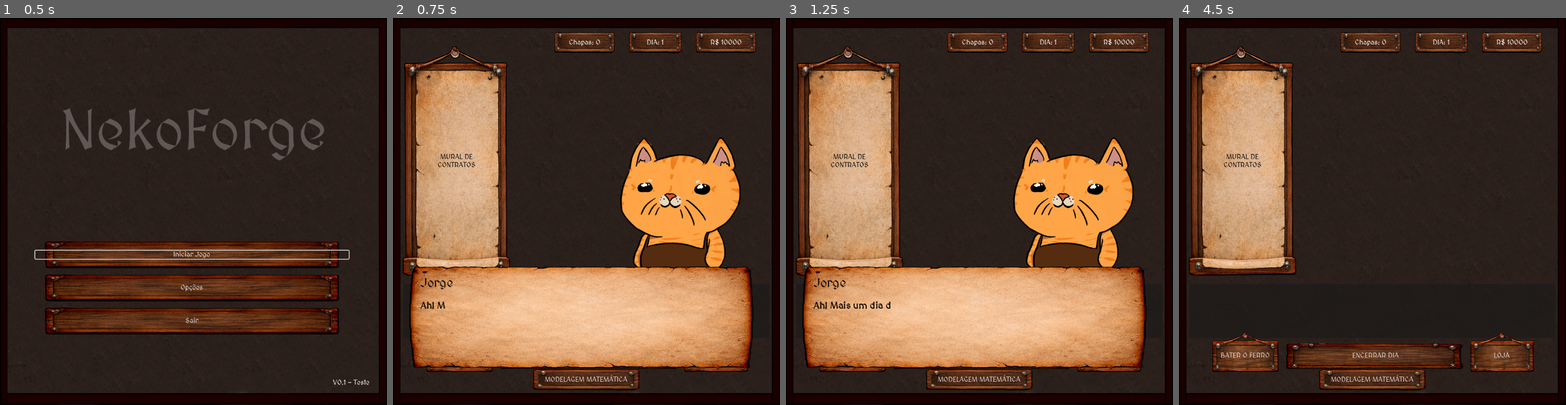
Above: before the commit, frames 1-4 (left to right).
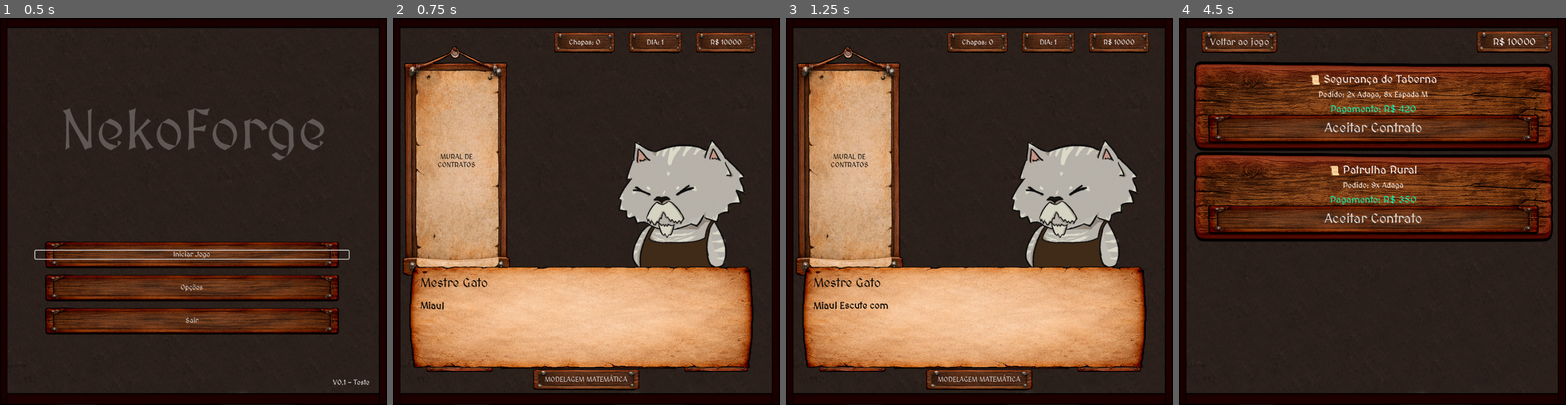
Above: after the commit, the same moments.

Repository: VitaumOS/Jogo_IC-Godot
Game: Godot game, scene res://scene/Telainicial.tscn
The game is run twice, just before and just after one commit, with the same random seed, the same clock (stepped at 60 frames per second) and the same inputs.
Inputs (mouse positions are in pixels of both pictures, inside the frame that each line leads up to):
- Up to frame 1 (0.5 s): no input
- Up to frame 2 (0.75 s): click "Iniciar Jogo" at 0.5 s
- Up to frame 3 (1.25 s): no input
- Up to frame 4 (4.5 s): tap Enter (ui_accept) at 1.25, 1.52, 2, 2.27, 2.75, 4.25 s; move the mouse to (1457, 192) at 1.27 s; click (1457, 192) at 1.42 s; move the mouse to (1295, 230) at 2.02 s; click (1295, 230) at 2.17 s; move the mouse to (1411, 126) at 2.77 s; click (1411, 126) at 2.92 s; click (1240, 161) at 3.5 s, where only the run after the commit has a clickable "MURAL DE CONTRATOS"; move the mouse to (1353, 288) at 4.27 s; click (1353, 288) at 4.42 s

Frame 1 is identical in both runs. In frame 2, 7.7% of the frame differs, in the area x 7-91%, y 30-76%; in frame 3, 7.8%; in frame 4, 52%, in the area x 2-97%, y 3-97%.

Commit message:
Melhoria nos diálogos e na visualização do contrato

Diff:
--- a/data_json/dialogos.json
+++ b/data_json/dialogos.json
@@ -1,81 +1,129 @@
 {
   "1": [
     {
+      "nome": "Mestre Gato",
+      "texto": "[wave amp=20 freq=3]Miau![/wave] Escute com atenção, Jorge. Ficarei fora por [b]7 dias[/b] em uma conferência do Reino. A ferraria está sob o seu comando!",
+      "retrato": "res://Sprite/gatinhos/Ferreiro.png"
+    },
+    {
       "nome": "Jorge",
-      "texto": "Ah! Mais um dia de trabalho! O que será que o Mestre vai ter para mim hoje?",
+      "texto": "S-Sete dias, Mestre?! Mas eu ainda me confundo um pouco na hora de planejar o corte das chapas de metal...",
       "retrato": "res://Sprite/gatinhos/NekoJorge.png"
     },
     {
       "nome": "Mestre Gato",
-      "texto": "[wave amp=30 freq=3]Miau![/wave] Escuta com atenção, Jorge. Recebi um chamado real e ficarei fora por [b]7 dias[/b]. A ferraria está em suas patas agora!",
+      "texto": "Não tema. O segredo é a eficiência: cada chapa master que compramos custa caro ([b]R$ 100[/b]). Seu objetivo é produzir as armas combinando nossos [b]Padrões de Corte[/b] salvos.",
       "retrato": "res://Sprite/gatinhos/Ferreiro.png"
     },
     {
-      "nome": "Jorge",
-      "texto": "S-Sete dias?! Mas Mestre... eu ainda me perco nos cálculos das chapas, não sou bom o suficiente com isso!",
-      "retrato": "res://Sprite/gatinhos/NekoJorge.png"
-    },
-    {
       "nome": "Mestre Gato",
-      "texto": "Não tema, Jorge! Confio em você, só não faça essa ferraria falir nesses 7 dias, ok? FUI!.",
+      "texto": "Se você atender às demandas gastando o mínimo possível de chapas, nossa margem de lucro será alta e a ferraria prospera. Use os botões [+] e [-] na lista para decidir quantas vezes usar cada padrão hoje!",
       "retrato": "res://Sprite/gatinhos/Ferreiro.png"
-    },
+    }
+  ],
+  "primeira_loja": [
     {
       "nome": "Jorge",
-      "texto": "[wave amp=30 freq=3]...[/wave]",
-      "retrato": "res://Sprite/gatinhos/NekoJorge.png"
-    },
+      "retrato": "res://Sprite/gatinhos/NekoJorge.png",
+      "texto": "Bem-vindo à [b]Loja de Padrões[/b]! Aqui você usa seus lucros para liberar novas combinações de corte. Quanto mais padrões você tiver, mais fácil será combinar as peças para reduzir o desperdício!"
+    }
+  ],
+  "primeiro_mural": [
     {
       "nome": "Jorge",
-      "texto": "V-Vamos ver o que consigo fazer hoje!",
-      "retrato": "res://Sprite/gatinhos/NekoJorge.png"
+      "retrato": "res://Sprite/gatinhos/NekoJorge.png",
+      "texto": "Este é o [b]Mural de Contratos[/b]. Aqui você escolhe quais pedidos a ferraria vai atender hoje. Fique de olho na demanda de armas e na recompensa antes de aceitar!"
+    }
+  ],
+  "primeiro_desperdicio": [
+    {
+      "nome": "Jorge",
+      "retrato": "res://Sprite/gatinhos/NekoJorge.png",
+      "texto": "Preste atenção, Jorge! Aquela barra [b]Vermelha[/b] ali embaixo apareceu. Isso significa [b]Desperdício[/b]! Você cortou mais peças do que o cliente pediu. Cada pedaço que sobra é dinheiro jogado no lixo!"
+    }
+  ],
+  "primeira_modelagem": [
+    {
+      "nome": "Jorge",
+      "retrato": "res://Sprite/gatinhos/NekoJorge.png",
+      "texto": "Chega de adivinhar de cabeça! Esta é a tela de [b]Modelagem Matemática[/b]. Aqui nós transformamos a demanda em Restrições e os padrões em Variáveis de Decisão. O solver PuLP vai calcular a solução ótima para você!"
     }
   ],
   "2": [
     {
       "nome": "Jorge",
-      "texto": "O Mestre partiu... [shake rate=10 level=5]ai de mim![/shake] As encomendas já estão aumentando. Preciso otimizar esses cortes ou o estoque não vai durar.",
+      "texto": "Ufa, o primeiro dia foi tranquilo. Mas olhe o chão da ferraria... está cheio de retalhos e pedaços de metal que sobraram dos cortes.",
       "retrato": "res://Sprite/gatinhos/NekoJorge.png"
     },
     {
+      "nome": "Mestre Gato (Nota no Quadro)",
+      "texto": "『Jorge, cada chapa master tem exatamente [b]500mm[/b]. Quando um padrão não preenche totalmente esses 500mm, a sobra é [b]Desperdício[/b] puro! Dinheiro jogado no lixo.』",
+      "retrato": "res://Sprite/gatinhos/Ferreiro.png"
+    },
+    {
       "nome": "Jorge",
-      "texto": "E Parece que chegou novas armas pra fazer!",
+      "texto": "Entendi! Hoje os clientes pediram itens diferentes. Preciso olhar com atenção a barra visual de cada padrão e escolher aqueles que geram a menor perda de material possível.",
       "retrato": "res://Sprite/gatinhos/NekoJorge.png"
     }
   ],
   "3": [
     {
       "nome": "Jorge",
-      "texto": "Meu Deus, não [shake rate=10 level=5]DÁ[/shake] pra fazer isso de cabeça mais!",
+      "texto": "Os pedidos estão aumentando! A Guarda Real enviou um contrato complexo combinando Adagas, Espadas e Machados...",
       "retrato": "res://Sprite/gatinhos/NekoJorge.png"
     },
     {
       "nome": "Jorge",
-      "texto": "Já sei! Vou precisar usar aquela ferramenta que o chefe me ensinou a usar! O PuLP!",
+      "texto": "[shake rate=15 level=4]Minha cabeça está dando nós![/shake] Se eu coloco mais do Padrão 1 para suprir as adagas, acabo fazendo machados demais e estourando o estoque de chapas. Tentar adivinhar a combinação perfeita está ficando difícil...",
+      "retrato": "res://Sprite/gatinhos/NekoJorge.png"
+    }
+  ],
+  "4": [
+    {
+      "nome": "Jorge",
+      "texto": "Chega! [shake rate=20 level=8]Não dá mais![/shake] O contrato de hoje exige dezenas de armas. Passar horas combinando números de cabeça vai falir a ferraria ou me deixar louco.",
+      "retrato": "res://Sprite/gatinhos/NekoJorge.png"
+    },
+    {
+      "nome": "Mestre Gato (Livro Antigo)",
+      "texto": "『Para problemas complexos, os antigos ferreiros usavam a [b]Modelagem Matemática[/b]. Deixamos de adivinhar e passamos a calcular com precisão cirúrgica.』",
+      "retrato": "res://Sprite/gatinhos/Ferreiro.png"
+    },
+    {
+      "nome": "Jorge",
+      "texto": "Como funciona isso? Ah, entendi: transformamos decisões em variáveis! [b]x1[/b] é a quantidade de vezes que usaremos o Padrão 1, [b]x2[/b] para o Padrão 2... ",
+      "retrato": "res://Sprite/gatinhos/NekoJorge.png"
+    },
+    {
+      "nome": "Jorge",
+      "texto": "Nosso objetivo é gastar o mínimo de chapas, certo? Então a nossa [b]Função Objetivo[/b] é: [b]Minimizar Z = x1 + x2 + ... + xn[/b]. Onde Z é o total de chapas utilizadas.",
+      "retrato": "res://Sprite/gatinhos/NekoJorge.png"
+    },
+    {
+      "nome": "Jorge",
+      "texto": "E as [b]Restrições[/b] garantem que a quantidade de peças geradas pelos padrões escolhidos seja maior ou igual (>=) à Demanda do cliente. Genial!",
+      "retrato": "res://Sprite/gatinhos/NekoJorge.png"
+    },
+    {
+      "nome": "Jorge",
+      "texto": "Para resolver esse sistema de equações sem testar infinitas combinações no escuro, cientistas criaram o [b]Método Simplex[/b]: um algoritmo que viaja geometricamente pelos cantos da região viável para achar a solução ótima em milissegundos!",
+      "retrato": "res://Sprite/gatinhos/NekoJorge.png"
+    },
+    {
+      "nome": "Jorge",
+      "texto": "O biblioteca [b]PuLP[/b] no nosso computador faz exatamente isso. A partir de hoje, vou traduzir os contratos para a linguagem da álgebra e deixar o solver fazer a mágica!",
       "retrato": "res://Sprite/gatinhos/NekoJorge.png"
     }
   ],
   "5": [
     {
       "nome": "Jorge",
-      "texto": "Só mais 3 dias...só mais 3 dias......",
+      "texto": "Agora sim! Com a tela de Formulação Matemática ativada, posso ver as equações se formando em tempo real enquanto seleciono quais variáveis (padrões) farão parte do modelo.",
       "retrato": "res://Sprite/gatinhos/NekoJorge.png"
     },
     {
       "nome": "Jorge",
-      "texto": "Só....mais......3[wave amp=30 freq=3]...[/wave][wave amp=40 freq=3]...[/wave][wave amp=50 freq=3]...[/wave]",
-      "retrato": "res://Sprite/gatinhos/NekoJorge.png"
-    },
-    {
-      "nome": "Jorge",
-      "texto": "[shake rate=10 level=5]EITA![/shake]Quase apaguei!",
-      "retrato": "res://Sprite/gatinhos/NekoJorge.png"
-    }
-  ],
-  "7": [
-    {
-      "nome": "Jorge",
-      "texto": "[rainbow freq=0.5 sat=0.6 val=0.9]O sétimo dia![/rainbow] É o teste final da demo. Se eu for eficiente hoje, provarei que posso cuidar da ferraria até o Mestre voltar!",
+      "texto": "Lembrete: Eu preciso garantir que as restrições reflitam exatamente a demanda do contrato para que o algoritmo do Simplex encontre a [b]Solução Ótima Inteira[/b]. Vamos modelar!",
       "retrato": "res://Sprite/gatinhos/NekoJorge.png"
     }
   ]
--- a/data_json/padroes.json
+++ b/data_json/padroes.json
@@ -1,18 +1,19 @@
 {
   "padroes": [
-    { "dia": 1, "nome": "Lote Irregular", "composicao": [9, 0, 0, 0, 0, 0], "preco": 100 },
-    { "dia": 1, "nome": "Kit Desajustado", "composicao": [2, 4, 0, 0, 0, 0], "preco": 120 },
-    { "dia": 2, "nome": "Fronteira Torta", "composicao": [0, 2, 2, 0, 0, 0], "preco": 200 },
-    { "dia": 2, "nome": "Corte Serrado", "composicao": [1, 0, 1, 3, 0, 0], "preco": 150 },
-    { "dia": 3, "nome": "Dilema do Mestre", "composicao": [1, 1, 1, 1, 0, 0], "preco": 220 },
-    { "dia": 3, "nome": "Sucata Organizada", "composicao": [3, 0, 2, 1, 0, 0], "preco": 190 },
-    { "dia": 4, "nome": "Lâminas Dentadas", "composicao": [2, 2, 1, 0, 0, 0], "preco": 400 },
-    { "dia": 4, "nome": "Carga de Longo Alcance", "composicao": [0, 1, 0, 1, 2, 0], "preco": 450 },
-    { "dia": 5, "nome": "Assimetria Real", "composicao": [1, 1, 1, 0, 1, 0], "preco": 550 },
-    { "dia": 5, "nome": "Kit de Emboscada", "composicao": [1, 0, 0, 2, 1, 0], "preco": 580 },
-    { "dia": 6, "nome": "Peso Pesado", "composicao": [0, 0, 0, 3, 1, 0], "preco": 650 },
-    { "dia": 6, "nome": "Invasão do Norte", "composicao": [1, 1, 1, 1, 0, 1], "preco": 680 },
-    { "dia": 7, "nome": "Lanças de Elite", "composicao": [1, 0, 0, 0, 0, 2], "preco": 800 },
-    { "dia": 7, "nome": "O Padrão Impossível", "composicao": [0, 1, 1, 0, 0, 1], "preco": 750 }
+    { "dia": 1, "nome": "Lote Adagas Essencial", "composicao": [9, 0, 0, 0, 0, 0], "preco": 200 },
+    { "dia": 1, "nome": "Kit Inicial Misto", "composicao": [2, 4, 0, 0, 0, 0], "preco": 250 },
+
+    { "dia": 2, "nome": "Fronteira Espadas G", "composicao": [0, 0, 4, 0, 0, 0], "preco": 100 },
+    { "dia": 2, "nome": "Corte Machado e Adaga", "composicao": [1, 0, 0, 5, 0, 0], "preco": 120 },
+
+    { "dia": 3, "nome": "Padrão Desperdiçador (Ruim)", "composicao": [1, 1, 0, 0, 0, 0], "preco": 50 },
+    { "dia": 3, "nome": "Sucata Otimizada G", "composicao": [3, 0, 2, 1, 0, 0], "preco": 200 },
+
+    { "dia": 4, "nome": "Combo Lâminas Pesadas", "composicao": [0, 2, 1, 2, 0, 0], "preco": 250 },
+    { "dia": 4, "nome": "Carga Arcos Longos", "composicao": [0, 0, 0, 0, 2, 0], "preco": 300 },
+
+    { "dia": 5, "nome": "Linha de Lanças Real", "composicao": [0, 0, 0, 0, 0, 2], "preco": 350 },
+    { "dia": 5, "nome": "Mix de Linha de Frente", "composicao": [2, 1, 1, 1, 1, 0], "preco": 400 },
+    { "dia": 6, "nome": "Padrão de Emergência Ineficiente", "composicao": [1, 0, 0, 0, 1, 0], "preco": 100 }
   ]
 }
--- a/scene/Cena_1.tscn
+++ b/scene/Cena_1.tscn
@@ -107,6 +107,7 @@
 layout_mode = 2
 
 [node name="FundoChapa" type="PanelContainer" parent="UI/VisualizadorContrato/VBoxContainer" unique_id=222044135]
+self_modulate = Color(1, 1, 1, 0)
 layout_mode = 2
 
 [node name="MarginContainer" type="MarginContainer" parent="UI/VisualizadorContrato/VBoxContainer/FundoChapa" unique_id=320032127]
--- a/scene/Cena_Loja.tscn
+++ b/scene/Cena_Loja.tscn
@@ -5,6 +5,7 @@
 [ext_resource type="StyleBox" uid="uid://dki2hhovuf137" path="res://modelos/modelo_botao1.tres" id="3_mypxv"]
 [ext_resource type="PackedScene" uid="uid://dd0ohe51j087n" path="res://scene/Cena_Card_Loja.tscn" id="4_4qugu"]
 [ext_resource type="StyleBox" uid="uid://dc0o6didq7a0q" path="res://modelos/modelo_botao_brilha.tres" id="5_4qugu"]
+[ext_resource type="PackedScene" uid="uid://dnci0t7lpn3u5" path="res://scene/SistemaDialogo.tscn" id="6_cqb1c"]
 
 [node name="Loja" type="Control" unique_id=961802527]
 layout_mode = 3
@@ -105,5 +106,8 @@
 theme_override_styles/hover_pressed = ExtResource("5_4qugu")
 text = "Voltar ao Jogo"
 
+[node name="SistemaDialogo" parent="." unique_id=477801998 instance=ExtResource("6_cqb1c")]
+visible = false
+
 [connection signal="pressed" from="UI/PainelChapas/BtnComprarChapa" to="." method="_comprar_chapa"]
 [connection signal="pressed" from="UI/BtnVoltar" to="." method="_on_voltar_pcu"]
--- a/scene/Cena_contratos.tscn
+++ b/scene/Cena_contratos.tscn
@@ -6,6 +6,7 @@
 [ext_resource type="StyleBox" uid="uid://dki2hhovuf137" path="res://modelos/modelo_botao1.tres" id="3_yji0f"]
 [ext_resource type="StyleBox" uid="uid://dc0o6didq7a0q" path="res://modelos/modelo_botao_brilha.tres" id="5_5rhh1"]
 [ext_resource type="PackedScene" uid="uid://niwiqe2egaiv" path="res://scene/Popup.tscn" id="5_jgr8c"]
+[ext_resource type="PackedScene" uid="uid://dnci0t7lpn3u5" path="res://scene/SistemaDialogo.tscn" id="7_2g3xn"]
 
 [node name="Cena_Contratos" type="Control" unique_id=1920571904]
 layout_mode = 3
@@ -68,4 +69,7 @@
 [node name="PopUp" parent="." unique_id=195816423 instance=ExtResource("5_jgr8c")]
 visible = false
 
+[node name="SistemaDialogo" parent="." unique_id=477801998 instance=ExtResource("7_2g3xn")]
+visible = false
+
 [connection signal="pressed" from="UI/BtnVoltar" to="." method="_on_btn_voltar_pressed"]
--- a/scene/ModelagemMatematica.tscn
+++ b/scene/ModelagemMatematica.tscn
@@ -4,6 +4,7 @@
 [ext_resource type="Texture2D" uid="uid://cx1kycxphclcy" path="res://images/background.png" id="2_dxiy0"]
 [ext_resource type="StyleBox" uid="uid://dki2hhovuf137" path="res://modelos/modelo_botao1.tres" id="3_iqu4r"]
 [ext_resource type="StyleBox" uid="uid://dc0o6didq7a0q" path="res://modelos/modelo_botao_brilha.tres" id="4_0v088"]
+[ext_resource type="PackedScene" uid="uid://dnci0t7lpn3u5" path="res://scene/SistemaDialogo.tscn" id="5_0v088"]
 
 [node name="Modelagem" type="Control" unique_id=1765818540]
 layout_mode = 3
@@ -106,5 +107,8 @@
 offset_bottom = 400.0
 horizontal_alignment = 1
 
+[node name="SistemaDialogo" parent="." unique_id=477801998 instance=ExtResource("5_0v088")]
+visible = false
+
 [connection signal="pressed" from="MainMargin/LayoutPrincipal/Botoes/Resolver" to="." method="_on_btn_resolver_pressed"]
 [connection signal="pressed" from="MainMargin/LayoutPrincipal/Botoes/Voltar" to="." method="_on_btn_voltar_pressed"]
--- a/script/Loja.gd
+++ b/script/Loja.gd
@@ -17,6 +17,7 @@
 	btn_comprar_chapa.text = "Comprar Chapas (R$ %d)" % Global.preco_chapa
 	_gerar_itens_loja()
 	_atualizar_display()
+	Global._verificar_gatilho_tutorial("primeira_loja")
 
 func _comprar_chapa():
 	if Global.dinheiro >= Global.preco_chapa:
--- a/script/Main.gd
+++ b/script/Main.gd
@@ -38,26 +38,56 @@
 	_conectar_sinais_botoes_quantidade()
 
 func _gerar_visualizacao_demanda():
-	# Limpa os restos visuais antigos com segurança antes de repopular
-	for c in container_chapa.get_children(): c.queue_free()
-	for c in container_excesso.get_children(): c.queue_free()
 
 	if Global.contrato_ativo == null: return
 
+	# 1. CRIAR AS LINHAS DE DEMANDA DO CONTRATO
 	for i in demanda.size():
 		var qtd_necessaria = demanda[i]
+		if qtd_necessaria > 0:
+			var peca_info = Global.pecas_disponiveis[i]
+
+			var linha_meta = HBoxContainer.new()
+			linha_meta.name = "LinhaMeta_" + str(i)
+			linha_meta.set_meta("tipo_id", i)
+			linha_meta.set_meta("qtd_necessaria", qtd_necessaria)
+
+			var icone = _criar_icone_arma(peca_info, i)
+
+			var label_progresso = Label.new()
+			label_progresso.name = "TextoProgresso"
+			label_progresso.text = "0/%d" % qtd_necessaria
+
+			linha_meta.add_child(icone)
+			linha_meta.add_child(label_progresso)
+			linha_meta.modulate = Color(0.8, 0.8, 0.8, 1.0) # Cinza inicial
+
+			container_chapa.add_child(linha_meta)
+
+	for i in demanda.size():
 		var peca_info = Global.pecas_disponiveis[i]
 
-		for n in range(qtd_necessaria):
-			var icone = _criar_icone_arma(peca_info, i)
-			icone.modulate = Color(0.3, 0.3, 0.3, 0.5) # Cor cinza padrão (não produzida)
-			container_chapa.add_child(icone)
+		var linha_desperdicio = HBoxContainer.new()
+		linha_desperdicio.name = "LinhaDesperdicio_" + str(i)
+		linha_desperdicio.set_meta("tipo_id", i)
+		linha_desperdicio.visible = false
+
+		var icone_perda = _criar_icone_arma(peca_info, i)
+
+		var label_perda = Label.new()
+		label_perda.name = "TextoPerda"
+		label_perda.text = " x0"
+
+		linha_desperdicio.add_child(icone_perda)
+		linha_desperdicio.add_child(label_perda)
+		linha_desperdicio.modulate = Color(0.9, 0.2, 0.2, 1.0) # Vermelho fixo
+
+		container_chapa.add_child(linha_desperdicio)
 
 
 func _atualizar_pintura_demanda():
 	var producao_total = [0, 0, 0, 0, 0, 0]
 
-	# Calcula o quanto os padrões de corte atuais estão produzindo
 	for linha in vbox_padroes_lista.get_children():
 		var qtd_uso = linha.quantidade
 		if linha.has_meta("composicao"):
@@ -65,29 +95,39 @@
 			for i in composicao.size():
 				producao_total[i] += (composicao[i] * qtd_uso)
 
-	var producao_restante = producao_total.duplicate()
-
-	for icone in container_chapa.get_children():
-		var tipo_id = icone.get_meta("tipo_id")
-
-		if producao_restante[tipo_id] > 0:
-			icone.modulate = Color(0.2, 0.8, 0.2, 1.0) # Verde: Item do contrato feito
-			producao_restante[tipo_id] -= 1
-		else:
-			icone.modulate = Color(0.3, 0.3, 0.3, 0.5) # Cinza: Ainda faltando
-
 	for c in container_excesso.get_children(): c.queue_free()
-
-	# Adiciona as armas que sobraram (Desperdício) no container de cima
-	for i in producao_restante.size():
-		var qtd_excesso = producao_restante[i]
-		if qtd_excesso > 0:
-			var peca_info = Global.pecas_disponiveis[i]
-
-			for n in range(qtd_excesso):
-				var icone_extra = _criar_icone_arma(peca_info, i)
-				icone_extra.modulate = Color(0.8, 0.1, 0.1, 1.0) # Vermelho: Desperdiçada
-				container_excesso.add_child(icone_extra)
+	for filho in container_chapa.get_children():
+
+		if filho.name.begins_with("LinhaMeta_") and filho.has_meta("tipo_id"):
+			var tipo_id = filho.get_meta("tipo_id")
+			var qtd_necessaria = filho.get_meta("qtd_necessaria")
+			var label_texto = filho.get_node("TextoProgresso") as Label
+
+			var qtd_feita = producao_total[tipo_id]
+
+			var qtd_exibida = qtd_feita if qtd_feita <= qtd_necessaria else qtd_necessaria
+			if label_texto:
+				label_texto.text = " %d/%d" % [qtd_exibida, qtd_necessaria]
+			if qtd_feita >= qtd_necessaria:
+				filho.modulate = Color(0.2, 0.8, 0.2, 1.0)
+			else:
+				filho.modulate = Color(0.8, 0.8, 0.8, 1.0)
+
+		elif filho.name.begins_with("LinhaDesperdicio_") and filho.has_meta("tipo_id"):
+			var tipo_id = filho.get_meta("tipo_id")
+			var label_perda = filho.get_node("TextoPerda") as Label
+
+			var qtd_produzida = producao_total[tipo_id]
+			var qtd_necessaria = demanda[tipo_id]
+			var qtd_desperdicio = qtd_produzida - qtd_necessaria
+
+			if qtd_desperdicio > 0:
+				Global._verificar_gatilho_tutorial("primeiro_desperdicio")
+				if label_perda:
+					label_perda.text = " x%d" % qtd_desperdicio
+				filho.visible = true
+			else:
+				filho.visible = false
 
 func _criar_icone_arma(peca, tipo_id: int) -> TextureRect:
 	var icone = TextureRect.new()
--- a/script/ModelagemMatematica.gd
+++ b/script/ModelagemMatematica.gd
@@ -33,6 +33,7 @@
 	_gerar_lista_direita_padroes()
 	_gerar_restricoes_demanda()
 	_atualizar_equacoes_na_tela()
+	Global._verificar_gatilho_tutorial("primeira_modelagem")
 
 # --- PAINEL DIREITO: SEUS PADRÕES DISPONÍVEIS ---
 func _gerar_lista_direita_padroes() -> void:
--- a/script/cena_contratos.gd
+++ b/script/cena_contratos.gd
@@ -14,6 +14,7 @@
 	lista_contratos = Global.contratos_disponiveis
 	_atualizar_ui_dinheiro()
 	_gerar_lista_contratos()
+	Global._verificar_gatilho_tutorial("primeiro_mural")
 
 func _atualizar_ui_dinheiro():
 	label_dinheiro.text = "R$ %d" % Global.dinheiro
--- a/script/global.gd
+++ b/script/global.gd
@@ -35,6 +35,29 @@
 
 func _ready():
 	gerar_conteudo_do_dia()
+
+
+# Função adaptada para encontrar e rodar o diálogo na cena atual
+func _verificar_gatilho_tutorial(chave_tutorial: String) -> void:
+	if not Global.has_meta("tutoriais_vistos"):
+		Global.set_meta("tutoriais_vistos", {})
+
+	var tutoriais_vistos = Global.get_meta("tutoriais_vistos")
+
+	if not tutoriais_vistos.has(chave_tutorial):
+		tutoriais_vistos[chave_tutorial] = true
+		Global.set_meta("tutoriais_vistos", tutoriais_vistos)
+
+		var todos_dialogos = _carregar_json("res://data_json/dialogos.json")
+
+		if todos_dialogos.has(chave_tutorial):
+			var falas_do_tutorial = todos_dialogos[chave_tutorial]
+
+			if has_node("/root/Dialogo"):
+				for fala in falas_do_tutorial:
+					if fala.has("retrato") and fala["retrato"] is String:
+						fala["retrato"] = load(fala["retrato"])
+				Dialogo.iniciar_dialogo(falas_do_tutorial)
 
 func registrar_contrato_concluido(contrato):
 	if not contratos_concluidos.has(contrato):
